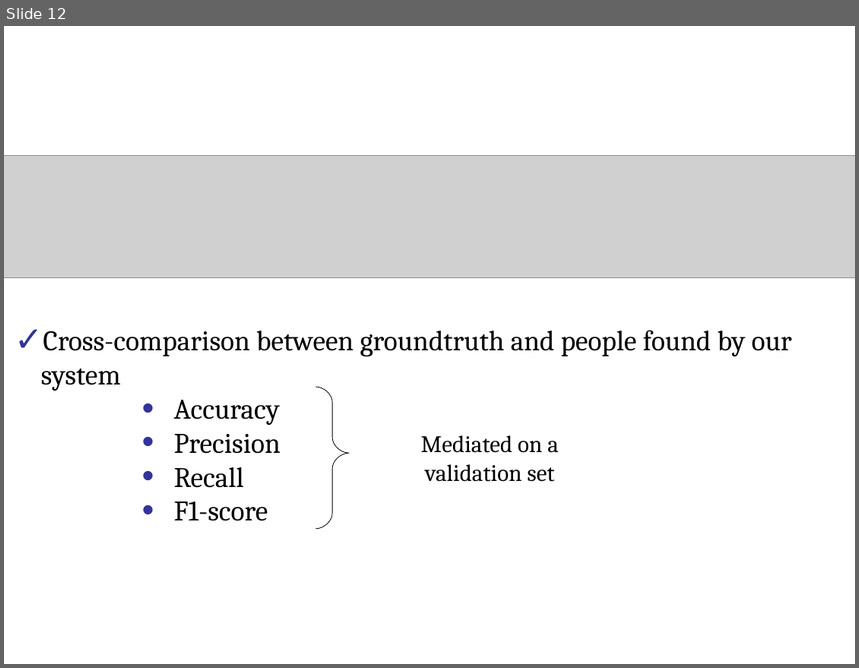
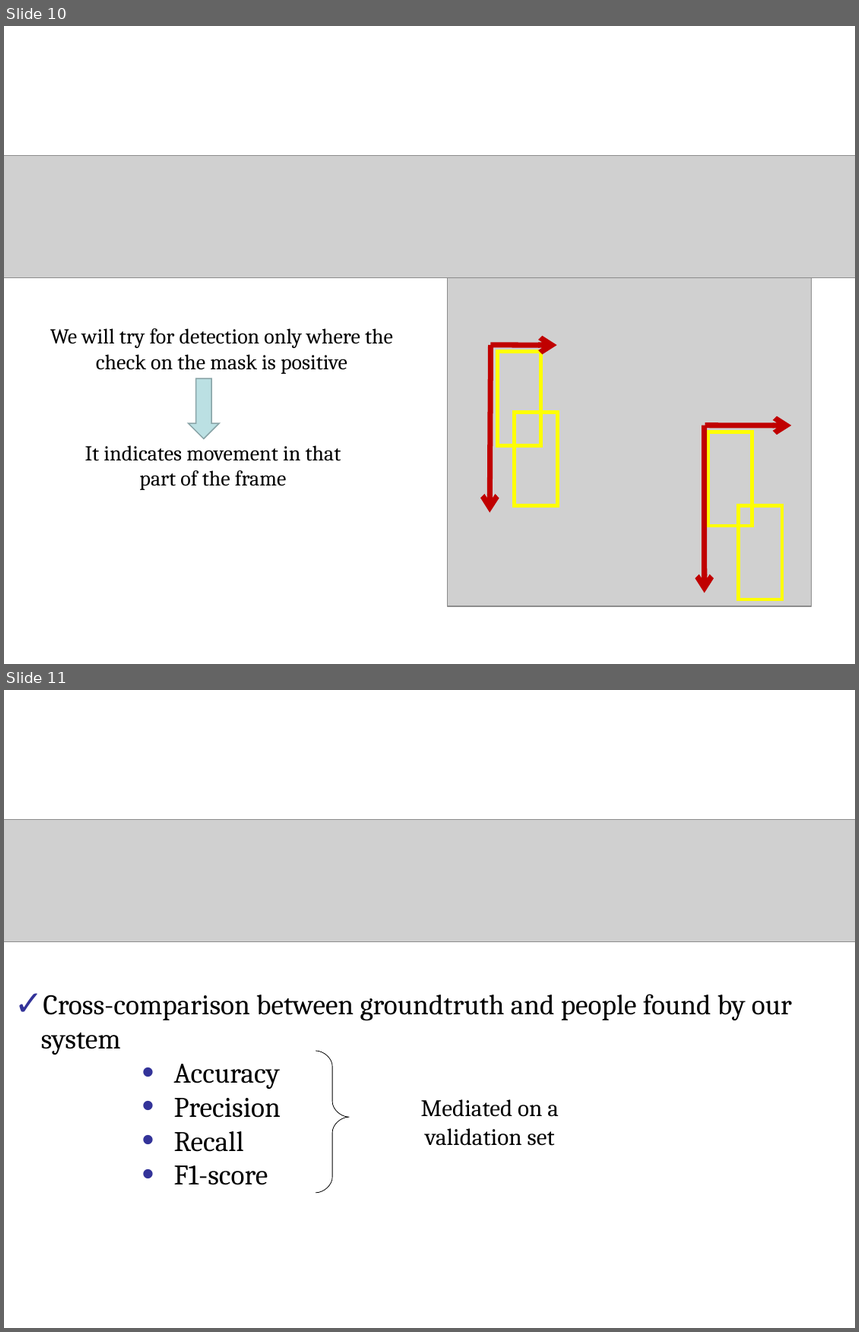
Before and after one commit to Daguerreo/ppd, a slide deck: presentazione/2394 bottles.ppt. Shown one above the other, each under a label of ours: slide 12 before the commit, slides 10 and 11 after it. The pictures are 859x668 and 859x1332 pixels, drawn with LibreOffice and Linux fonts; fonts in the diff are those of the drawing; grey boxes stand for pictures; background and template pictures are left out. Boxes give left, top, right and bottom in pixels: in the first picture for what was removed or moved away, otherwise in the second. Text is boxed around its words. In the diff, an @@ line names an element or a change of style, - is before the commit and + after.

```diff
--- a/presentazione/2394 bottles.ppt
+++ b/presentazione/2394 bottles.ppt
@@ slide 10 added at (x1=4, y1=26, x2=855, y2=664), background picture (left out) @@
@@ title added at (x1=40, y1=44, x2=807, y2=135), 60 pt, text #FFFFFF @@
+Software
@@ picture added at (x1=4, y1=156, x2=855, y2=278) @@
@@ picture added at (x1=448, y1=271, x2=812, y2=607) @@
@@ text added at (x1=50, y1=328, x2=393, y2=374), 18 pt, text #000000 @@
+We will try for detection only where the check on the mask is positive
@@ arrow added from (491, 345) to (490, 513), #C00000 4.51 pt @@
@@ arrow added from (491, 345) to (557, 345), #C00000 4.51 pt @@
@@ rectangle added at (x1=498, y1=352, x2=541, y2=446), outline #FFFF00 3 pt @@
@@ down arrow added at (x1=188, y1=379, x2=218, y2=439), fill #BBE0E3, outline #89A4A7 0.99 pt @@
@@ rectangle added at (x1=514, y1=412, x2=557, y2=506), outline #FFFF00 3 pt @@
@@ arrow added from (705, 425) to (705, 593), #C00000 4.51 pt @@
@@ arrow added from (705, 425) to (791, 426), #C00000 4.51 pt @@
@@ rectangle added at (x1=709, y1=432, x2=752, y2=525), outline #FFFF00 3 pt @@
@@ text added at (x1=85, y1=446, x2=341, y2=490), 18 pt, text #000000 @@
+It indicates movement in that part of the frame
@@ rectangle added at (x1=739, y1=506, x2=782, y2=600), outline #FFFF00 3 pt @@
@@ what was slide 12 is now slide 11 @@
```
Also in this commit, not shown: 1 slide changed, 3 slides removed, 3 other files.
